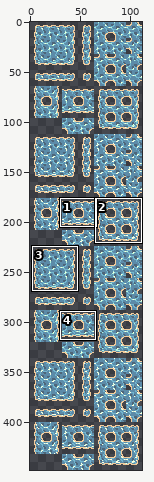
Edited in one commit: sprite sheet (assets/sprites/terrain/ocean.png). The picture above shows the old version from afar; the outline marks the close-up.
Close-up. First the earlier version:
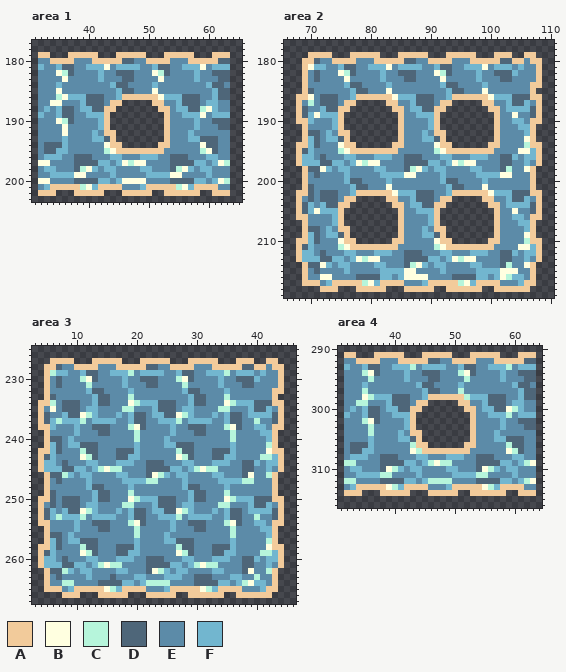
The file is 112x448 pixels. Colours within 5 levels of each other are drawn and written as one. Shown: area 1: x 31..65, y 177..203; area 2: x 66..110, y 177..219; area 3: x 3..46, y 225..267; area 4: x 31..64, y 290..316. The commit also changed other parts of the picture, which this record leaves out.
Palette (. is transparent): A #f2cb9b  B #ffffe0  C #b6f5db  D #4e6679  E #5c8ba8  F #72b6cf
Pixels before, area 1, first column x 32:
179 AA...AAAAA...AAAAA...AAAAA...AAA
180 EEAAAAEEEAAAAADDEEAAAAEEEAAAAADD
181 FEEFDDEEFFFBEFFFFEEFDDEEFFFBEFFF
182 EEEBCDEEEEFEEDDDEEEBCDEEEEFEEDDD
183 EEEEBEEEEEFEEEDDEEEEBEEEEEFEEEDD
184 EEEFEEEEEEEEFDDEEEEFEEEEEEEEFDDE
185 EEEBEEEEEEEEEFDDEEEBEEEEEEEEEFDD
186 EEECBFFFDDDEEFAAAAAABFFFDDDEEFDD
187 EEBBEEEFDDDEAA.....AAEEFDDDEFFEE
188 EFEFDDEFFDDAA.......AAEFFDDCBFEE
189 FEEFDDEEFFFA.........AEEFFFBEFFF
190 EEEBCDEEEEFA.........AEEEEFEEDDD
191 EEEEBEEEEEFA.........AEEEEFEEEDD
192 EEEEBEEEEFEAA........AEEEFEEEEEE
193 EEEEFEEEEFFDA........AEEEFFDDDEE
194 EDDDFEEEEEEBAA......AAEEEEEBDDEE
195 EDDFFEEEEEECBAAAAAAAAEEEEEECBDEE
196 EFFFEEDDDEEEFFEEEFFFEEDDDEEEFFEE
197 BBEEEEDDDDFFEFBCBBEEEEDDDDFFEFBC
198 EFFEEEDCBFEFFEEEEFFEEEDCBFEFFEEE
199 EEFFFFBBEEEEFEEEEEFFFFBBEEEEFEEE
200 BBEEEEDDDDFFEFBBBBEEEEDDDDFFEFBC
201 EFAAAAACBFAAAAEEEFAAAAACBFAAAAEE
202 AAA...AAAAA...AAAAA..AAAAAA..AAA
Pixels before, area 2, first column x 68:
179 ..AAAA...AAAAA...AAAAA...AAAAA...AAA..AA.
180 .AADEEAAAAEEEAAAAADDEEAAAAEEEAAAAADDAAEAA
181 .ABFFEEFDDEEFFFBEFFFFEEFDDEEFFFBEFFFEFEEA
182 .AEDEEEBCDEEEEFEEDDDEEEBCDEEEEFEEDDDFEEEA
183 .AEDEEEEBEEEEEFEEEDDEEEEBEEEEEFEEEDDEEEEA
184 .AEEEEEEFDDEEEEFEEEEEEEEFDDEEEEFEEEEEEEAA
185 .ADEEEEEEFDDEEEBEEEEEEEEEFDDEEEBEEEEEEEA.
186 AABEDDDEEFAAAAAABFFFDDDEEFAAAAAABFFFDDDAA
187 AECEDDDEAA.....AAEEFDDDEAA.....AAEEFDDFEA
188 ADEEFDDAA.......AAEFFDDAA.......AAEFFFFDA
189 ADFBFFFA.........AEEFFFA.........AEEBEEDA
190 AAFEEEFA.........AEEEEFA.........AEEFFEAA
191 .AEEEEFA.........AEEEEFA.........AEEEFFA.
192 .ADDEFEAA........AEEEFEAA........AEEEEFA.
193 .AFDEFFDA........AEEEFFDA........AEEEEBA.
194 AAFDEEEBAA......AAEEEEEBAA......AAEEEECAA
195 ADFEEEECBAAAAAAAAEEEEEECBAAAAAAAAEEEEBBFA
196 AFFEDEEEFFEEEFFFEEDDDEEEFFEEEFFFEEDDFEFFA
197 AFFFDDFFEFBCBBEEEEDDDDFFEFBCBBEEEEDDEEFEA
198 .ADDBFEFFEEEEFFEEEDCBFEFFEEEEFFEEEDCEEBA.
199 .AEDEEEEFEEEEEFFFFBBEEEEFEEEEEFFFFBBEEEA.
200 .AEEEEEEFDDEEEEFEEEEEEEEFDDEEEEFEEEEEEEA.
201 .ADEEEEEEFDDEEEBEEEEEEEEEFDDEEEBEEEEEEEA.
202 AADEDDDEEFAAAAAABFFFDDDEEFAAAAAABFFFDDDAA
203 AEDEDDDEAA.....AAEEFDDDEAA.....AAEEFDDFEA
204 ADFEFDDAA.......AAEFFDDAA.......AAEFFFFDA
205 ADFBFFFA.........AEEFFFA.........AEEBEEDA
206 AAEEEEFA.........AEEEEFA.........AEEFFEAA
207 .AEEEEFA.........AEEEEFA.........AEEEFFA.
208 .ADDEFEAA........AEEEFEAA........AEEEEFA.
209 .AFDEFFDA........AEEEFFDA........AEEEEBA.
210 AAFDEEEBAA......AAEEEEEBAA......AAEEEECAA
211 ADFEEEECBAAAAAAAAEEEEEECBAAAAAAAAEEEEBBFA
212 AFFEDEEEFFEEEFFFEEDDDEEEFFEEEFFFEEDDFEFFA
213 AFFFDDFFEFBCBBEEEEDDDDFFEFBCBBEEEEDDEEFEA
214 .ADDBFEFFEEEEFFEEEDCBFEFFEEEEFFEEEDCEEBA.
215 .AEDEEEEFEEEEEFFFFBBEEEEFEEEEEFFFFBBBEEA.
216 .AEEBBEEEEDDDDFFEFBBBBEEEEDDDDFFEFBCFFEA.
217 .AAAEFAAAAACBFAAAAEEEFAAAAACBFAAAAEEEFAA.
218 ....AAA...AAAAA...AAAAA..AAAAAA..AAAAAA..
Pixels before, area 3, first column x 4:
227 ..AAAA...AAAAA...AAAAA...AAAAA...AAA..AA.
228 .AADEEAAAAEEEAAAAADDEEAAAAEEEAAAAADDAAEAA
229 .ACFFEEFDDEEFFFCEFFFFEEFDDEEFFFCEFFFEFEEA
230 .AEDEEECBDEEEEFEEDDDEEECBDEEEEFEEDDDFEEEA
231 .AEDEEEECEEEEEFEEEDDEEEECEEEEEFEEEDDEEEEA
232 .AEEEEEEFDDEEEEFEEEEEEEEFDDEEEEFEEEEEEEAA
233 .ADEEEEEEFDDEEECEEEEEEEEEFDDEEECEEEEEEEA.
234 AACEDDDEEFDDEEEBCFFFDDDEEFDDEEEBCFFFDDDAA
235 AEBEDDDEFFEEEECCEEEFDDDEFFEEEECCEEEFDDFEA
236 ADEEFDDBCFEEEFEFDDEFFDDBCFEEEFEFDDEFFFFDA
237 ADFCFFFCEFFFFEEFDDEEFFFCEFFFFEEFDDEECEEDA
238 AAFEEEFEEDDDEEECBDEEEEFEEDDDEEECBDEEFFEAA
239 .AEEEEFEEEDDEEEECEEEEEFEEEDDEEEECEEEEFFA.
240 .ADDEFEEEEEEEEEECEEEEFEEEEEEEEEECEEEEEFA.
241 .AFDEFFDDDEEEEEEFEEEEFFDDDEEEEEEFEEEEECA.
242 AAFDEEECDDEEEDDDFEEEEEECDDEEEDDDFEEEEEBAA
243 ADFEEEEBCDEEEDDFFEEEEEEBCDEEEDDFFEEEECCFA
244 AFFEDEEEFFEEEFFFEEDDDEEEFFEEEFFFEEDDFEFFA
245 AFFFDDFFEFCBCCEEEEDDDDFFEFCBCCEEEEDDEEFEA
246 .ADDCFEFFEEEEFFEEEDBCFEFFEEEEFFEEEDBEECA.
247 .AEDEEEEFEEEEEFFFFCCEEEEFEEEEEFFFFCCEEEA.
248 .AEEEEEEFDDEEEEFEEEEEEEEFDDEEEEFEEEEEEEA.
249 .ADEEEEEEFDDEEECEEEEEEEEEFDDEEECEEEEEEEA.
250 AADEDDDEEFDDEEEBCFFFDDDEEFDDEEEBCFFFDDDAA
251 AEDEDDDEFFEEEECCEEEFDDDEFFEEEECCEEEFDDFEA
252 ADFEFDDBCFEEEFEFDDEFFDDBCFEEEFEFDDEFFFFDA
253 ADFCFFFCEFFFFEEFDDEEFFFCEFFFFEEFDDEECEEDA
254 AAEEEEFEEDDDEEECBDEEEEFEEDDDEEECBDEEFFEAA
255 .AEEEEFEEEDDEEEECEEEEEFEEEDDEEEECEEEEFFA.
256 .ADDEFEEEEEEEEEECEEEEFEEEEEEEEEECEEEEEFA.
257 .AFDEFFDDDEEEEEEFEEEEFFDDDEEEEEEFEEEEECA.
258 AAFDEEECDDEEEDDDFEEEEEECDDEEEDDDFEEEEEBAA
259 ADFEEEEBCDEEEDDFFEEEEEEBCDEEEDDFFEEEECCFA
260 AFFEDEEEFFEEEFFFEEDDDEEEFFEEEFFFEEDDFEFFA
261 AFFFDDFFEFCBCCEEEEDDDDFFEFCBCCEEEEDDEEFEA
262 .ADDCFEFFEEEEFFEEEDBCFEFFEEEEFFEEEDBEECA.
263 .AEDEEEEFEEEDEEEFFEEEFFFEEDDDEEEFFEECEEA.
264 .AEECCEEEEDDDDFFEFCCCCEEEEDDDDFFEFCBFFEA.
265 .AAAEFAAAAABCFAAAAEEEFAAAAABCFAAAAEEEFAA.
266 ....AAA...AAAAA...AAAAA..AAAAAA..AAAAAA..
Pixels before, area 4, first column x 32:
291 AA...AAAAA...AAAAA...AAAAA...AAA
292 EEAAAAEEEAAAAADDEEAAAAEEEAAAAADD
293 FEEFDDEEFFFCEFFFFEEFDDEEFFFCEFFF
294 EEECBDEEEEFEEDDDEEECBDEEEEFEEDDD
295 EEEECEEEEEFEEEDDEEEECEEEEEFEEEDD
296 EEEFEEEEEEEEFDDEEEEFEEEEEEEEFDDE
297 EEECEEEEEEEEEFDDEEECEEEEEEEEEFDD
298 EEEBCFFFDDDEEFAAAAAACFFFDDDEEFDD
299 EECCEEEFDDDEAA.....AAEEFDDDEFFEE
300 EFEFDDEFFDDAA.......AAEFFDDBCFEE
301 FEEFDDEEFFFA.........AEEFFFCEFFF
302 EEECBDEEEEFA.........AEEEEFEEDDD
303 EEEECEEEEEFA.........AEEEEFEEEDD
304 EEEECEEEEFEAA........AEEEFEEEEEE
305 EEEEFEEEEFFDA........AEEEFFDDDEE
306 EDDDFEEEEEECAA......AAEEEEECDDEE
307 EDDFFEEEEEEBCAAAAAAAAEEEEEEBCDEE
308 EFFFEEDDDEEEFFEEEFFFEEDDDEEEFFEE
309 CCEEEEDDDDFFEFCBCCEEEEDDDDFFEFCB
310 EFFEEEDBCFEFFEEEEFFEEEDBCFEFFEEE
311 EEFFFFCCEEEEFEEEEEFFFFCCEEEEFEEE
312 CCEEEEDDDDFFEFCCCCEEEEDDDDFFEFCB
313 EFAAAAABCFAAAAEEEFAAAAABCFAAAAEE
314 AAA...AAAAA...AAAAA..AAAAAA..AAA
The result:
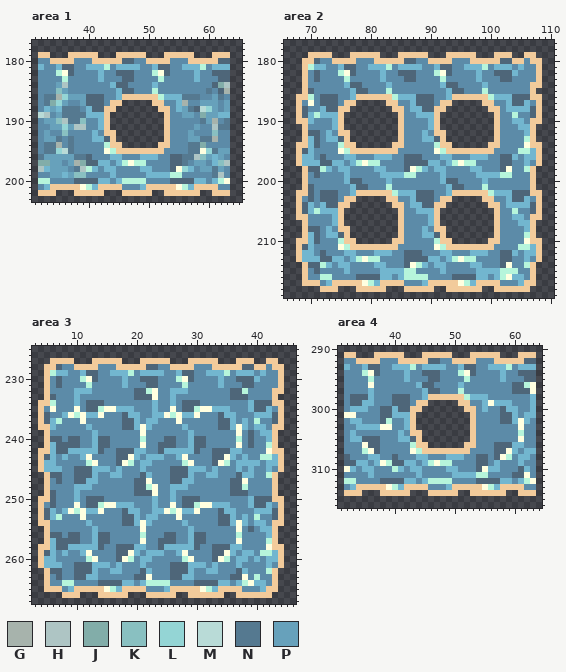
Colours new in this view: G #a7b3ac  H #aec5c4  J #82ada9  K #89c0c1  L #94d5d5  M #b9dbd7  N #557990  P #67a1bb
Change:
Changed rows in their new state; - is an unchanged pixel.
Area 1:
first column x 32:
181 -----------C---------------C----
182 ---CB--------------CB-----------
183 ----C---------------C-----------
184 ---PH-----------------------E-JH
185 ---KP--------------C--------NE-G
186 -NNGLPPP------------C---NNN--PNE
187 -NJLP--P----------------GEEPPP-P
188 --P-NNNE----------------PN-MLP-P
189 MH-PNNNN----------------PPEJPP--
190 -PPKHNNK------------------ENPGEN
191 --PPLPHH------------------P--HNN
192 -P--K--------------------P---K--
193 -PPNEN-------------------PPNNG--
194 -NNGEN-----C-------------NNJEE--
195 -NNLMN-----BC------------NNBLNPP
196 NPPPPPNN----------------NNHKP-P-
197 JJPP-PGJ------CBCC------NEPP--KH
198 H-PPP-NHC--------------BL--PPNP-
199 --PP-PKK--------------CC----ENH-
200 CC------------CCCC------------CB
201 -------BC--------------BC-------
Area 2:
first column x 70:
181 C------------C---------------C-----
182 -----CB--------------CB------------
183 ------C---------------C------------
185 -------------C---------------C-----
186 C-------------C---------------C----
187 B----------------------------------
189 -C--------------------------------C
first column x 71:
193 -----------------------------------C
194 ----C---------------C--------------B
195 ----BC--------------BC------------CC
197 -------CBCC------------CBCC---------
198 -C--------------BC--------------B--C
199 ---------------CC--------------CC---
201 ------------C---------------C-------
202 -------------C---------------C------
205 C--------------------------------C--
first column x 72:
209 ----------------------------------C
210 ---C---------------C--------------B
211 ---BC--------------BC------------CC
213 ------CBCC------------CBCC---------
214 C--------------BC--------------B--C
215 --------------CC--------------CCC--
216 CC------------CCCC------------CB---
217 -------BC--------------BC----------
Area 3:
first column x 8:
232 --FF-EE----EDDCB--FF-EE----EDDC-
233 --F--EEE---EDDDB--F--EEE---EDDD-
234 EEF-DD-E---EEEE-EEF-DD-E---EEEE-
235 EEB-DDCBBFFF----EEB-DDCBBFFF----
236 -BC-F-B--ED-FE---BC-F-B--ED-FE-E
237 EEEB-EEEE-DDFEFFEEEB-EEEE-DDFEF-
238 --E-FEEE--DDFBF---E-FEEE--DDFBF-
239 --E--FEE----EB----E--FEE----EB-D
240 -DD--FDD----EC---DD--FDD----EC-D
241 DDDEEFDD----EB--DDDEEFDD----EB-D
242 DFFFFFD------F--DFFFFFD------F--
243 F--FBE-----B--FFF--FBE-----B--F-
244 E---CB---DBC-FFEE---CB---DBC-FFF
245 EEDDD-FFEF---FEEEEDDD-FFEF---FEF
246 EEDDDF--F-E--DFEEEDDDF--F-E--DFF
247 --DD-F----EEDDBE--DD-F----EEDDBE
248 --FF-EE----EDDCB--FF-EE----EDDC-
249 --F--EEE---EDDDB--F--EEE---EDDD-
250 EEF-DD-E---EEEE-EEF-DD-E---EEEE-
251 EEB-DDCBBFFF----EEB-DDCBBFFF----
252 -BC-F-B--ED-FE---BC-F-B--ED-FE-E
253 EEEB-EEEE-DDFEFFEEEB-EEEE-DDFEF-
254 --E-FEEE--DDFBF---E-FEEE--DDFBF-
255 --E--FEE----EB----E--FEE----EB-D
256 -DD--FDD----EC---DD--FDD----EC--
257 DDDEEFDD----EB--DDDEEFDD----EB--
258 DFFFFFD------F--DFFFFFD------F--
259 F--FBE-----B--FFF--FBE-----B--FF
260 E---CB---DBC-FFEE---CB---DBC-FFE
261 EEDDD-FFEF---FEEEEDDD-FFEF---FEE
262 EEDDDF--F-E--DFEEEDDDF--F-E--DFE
263 --DD-F--E---DDB--EDDFFEEE---DDB-
Area 4:
first column x 32:
296 ---EB-----------------------D-CB
297 ---EF-----------------------DD-B
298 -DDDFEEE----------------EEE--EEF
299 -DDFF--E----------------BFFFEE-F
300 --F-EEDD----------------EE-FFE-F
301 BB-EEEDD----------------EEDDFE--
302 -FFEEEDC------------------DDFBFE
303 --FFFFBB------------------E--BEE
304 -F--E--------------------E---C--
305 -FFDDD-------------------EEEEB--
306 -EEBDD-------------------DDDFF--
307 -EECBD-------------------DD-FEFF
308 DEEEFFEE----------------EDBCE-F-
309 DDFF-FBC----------------EFEE--EE
310 B-EFF-EE----------------F--EEDF-
311 --EE-EEE--------------------DDB-
